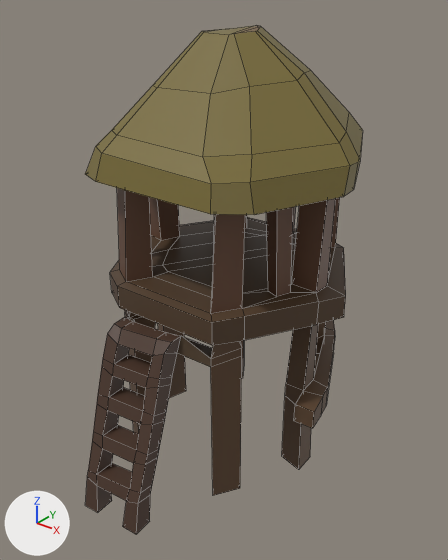
One commit to the FBX model SourceAssets/Houses/Buildings/Natives/NativeHouse2.fbx: the scene before it, then after it.
Rendered twice from a 50 mm lens placed at (1.59, -2.04, 2.04), pointed at (0.05, -0.12, 0.85). Lighting does not change. The marker at lower left points along +X, +Y and +Z. The picture after the commit comes second. Mesh edges are drawn as thin lines.

Objects in the first picture: 'NativeHouse2'.
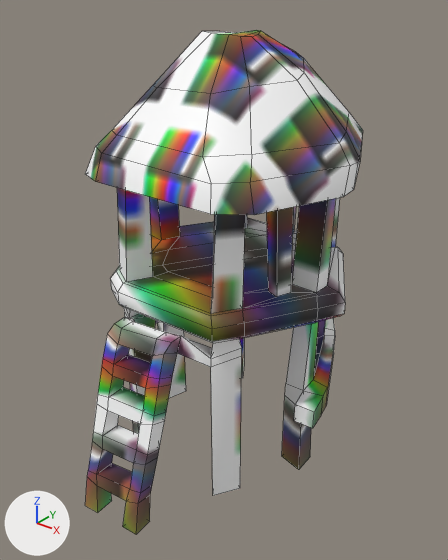
Edits to the scene script, one JSON object a line:
```json
{"op": "add", "block": "mat_bark", "code": ["mat_bark = principled_material('bark')", "mat_bark.texture = img_colorpalette_png"]}
{"block": "me_circle", "where": "# used by ob_nativehouse2; location = (0.0, 0.0, 0.0)"}
{"block": "me_circle", "where": "# verts and faces of me_circle; kept vertices keep their numbers, new ones are numbered from 414"}
{"block": "me_circle", "where": "# before: 252 (0.14, 0.29, 1.7), 259 (0.2, 0.26, 1.7) at pixel (310, 70), 266 (-0.17, 0.23, 1.69), 273 (-0.11, 0.08, 1.86) at pixel (225, 29), 274 (0.12, -0.03, 1.86) at pixel (255, 31)"}
{"block": "me_circle", "where": "# before: 278 (0.08, -0.1, 1.86) at pixel (234, 33), 279 (-0.14, 0.03, 1.85) at pixel (210, 30), 301 (-0.1, 0.1, 1.86) at pixel (229, 28), 302 (-0.15, 0.0, 1.85) at pixel (205, 31), 310 (0.06, 0.09, 1.87) at pixel (260, 26)"}
{"block": "me_circle", "where": "# before: 311 (-0.06, -0.11, 1.86) at pixel (203, 32), 316 (0.03, 0.11, 1.87) at pixel (256, 25), 317 (0.12, -0.01, 1.86) at pixel (257, 30)"}
{"op": "remove", "block": "me_circle", "code": "me_circle.from_pydata(...)  # 414 vertices, 441 faces; spans x -0.59..0.58, y -0.86..0.6, z -0.03..1.87"}
{"op": "add", "block": "me_circle", "code": "me_circle.from_pydata(...)  # 442 vertices, 469 faces; spans x -0.59..0.58, y -0.86..0.6, z -0.03..1.86"}
{"block": "me_circle", "change": "me_circle part 1"}
{"block": "me_circle", "change": "14 faces are deleted"}
{"block": "me_circle", "change": "28 vertices move from x -0.58..0.58, y -0.51..0.51, z 0.79..0.89 to x -0.56..0.56, y -0.49..0.49, z 0.79..0.9"}
{"block": "me_circle", "change": "15 vertices are added at x -0.58..0.58, y -0.51..0.51, z 0.81..0.86"}
{"block": "me_circle", "change": "13 new vertices lie (0.0, 0.0, 0.05) away from vertices in x -0.58..0.58, y -0.51..0.51, z 0.81"}
{"block": "me_circle", "change": "42 new faces join them, mat_bark (picture img_colorpalette_png)"}
{"block": "me_circle", "change": "me_circle part 2"}
{"op": "add", "block": "me_circle", "code": "verts[252] = (0.13, 0.25, 1.77)  # moved, pixel (295, 51)"}
{"op": "add", "block": "me_circle", "code": "verts[259] = (0.18, 0.23, 1.75)  # moved, pixel (303, 58)"}
{"op": "add", "block": "me_circle", "code": "verts[266] = (-0.17, 0.23, 1.71)  # moved"}
{"op": "add", "block": "me_circle", "code": "verts[273] = (-0.12, 0.06, 1.85)  # moved, pixel (219, 31)"}
{"op": "add", "block": "me_circle", "code": "verts[274] = (0.12, -0.04, 1.85)  # moved, pixel (251, 36)"}
{"op": "add", "block": "me_circle", "code": "verts[278] = (0.1, -0.08, 1.85)  # moved, pixel (240, 36)"}
{"op": "add", "block": "me_circle", "code": "verts[279] = (-0.14, 0.03, 1.82)  # moved"}
{"op": "add", "block": "me_circle", "code": "verts[301] = (-0.06, 0.1, 1.84)  # moved, pixel (236, 32)"}
{"op": "add", "block": "me_circle", "code": "verts[302] = (-0.12, -0.04, 1.84)  # moved"}
{"op": "add", "block": "me_circle", "code": "verts[310] = (0.06, 0.09, 1.86)  # moved, pixel (260, 30)"}
{"op": "add", "block": "me_circle", "code": "verts[316] = (0.03, 0.11, 1.86)  # moved, pixel (256, 30)"}
{"op": "add", "block": "me_circle", "code": "verts[311] = (-0.02, -0.11, 1.85)  # moved, pixel (211, 33)"}
{"op": "add", "block": "me_circle", "code": "verts[317] = (0.1, 0.03, 1.85)  # moved, pixel (258, 34)"}
{"block": "me_circle", "change": "me_circle part 3: 426 kept faces spanning x -0.59..0.57, y -0.86..0.6, z -0.03..1.86 get new texture (UV) coordinates"}
{"op": "add", "block": "me_circle", "code": "me_circle.materials.append(mat_bark)  # picture img_colorpalette_png"}
```

Location of each change, [x1, y1, x2, y2] in pixels of the pictures (448 x 560 px; the box of a moved part takes in the faces that stretch with it):
```json
{"object": "NativeHouse2", "change": "reshaped", "before": [85, 26, 363, 534], "after": [85, 30, 363, 534]}
{"part": 1, "of": "me_circle", "change": "cut back", "before": [110, 217, 346, 345], "after": [110, 218, 345, 343]}
{"part": 2, "of": "me_circle", "change": "moved or reshaped", "before": [154, 26, 349, 131], "after": [154, 30, 349, 131]}
{"part": 3, "of": "me_circle", "change": "surface changed", "before": [85, 30, 363, 534], "after": [85, 30, 363, 534]}
```
